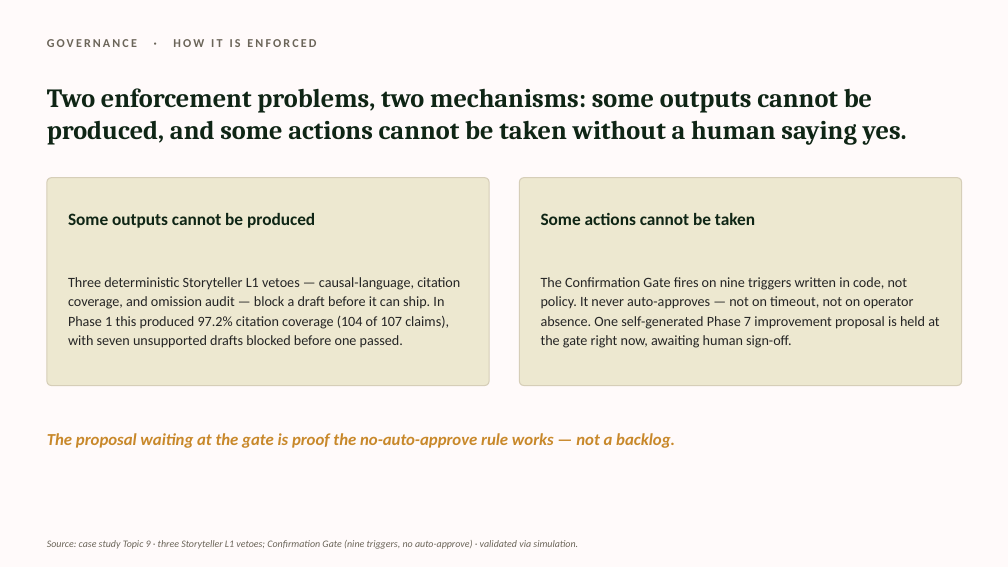
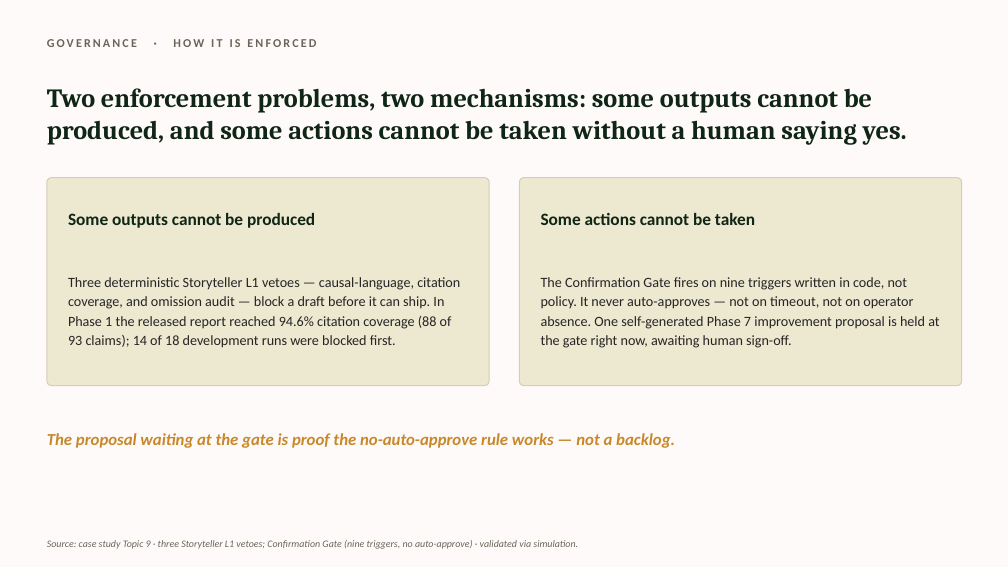
Before and after one commit to l-mota/maldros-analytics-system, a slide deck: slide 5 of case-study/maldros_case_study_deck.pptx. Drawn at 1008x567 pixels with LibreOffice and Linux fonts; fonts in the diff are those of the drawing. Boxes give left, top, right and bottom in pixels: in the first picture for what was removed or moved away, otherwise in the second. Text is boxed around its words. In the diff, an @@ line names an element or a change of style, - is before the commit and + after.

Commit message:
Correct the quality multiplier chain, the shipped-report anchor, and rebuild the PDF
The quality multiplier derives from citation coverage. When the released-report
coverage was corrected to 94.6%, the uncovered share became 5.4% and the
multiplier 10.76/5.4 = 1.99x. The derivation row was updated previously; its
fifteen consumers were not, so the case study derived 1.99x and computed with
3.84x. Repropagated and every downstream figure recomputed:

  weighted blend      12.9/24.7/38.5x -> 12.8/24.6/38.3x
  equal weights        8.1/15.6/24.6x ->  7.9/15.4/24.3x
  dollar-value        16.4/32.7/48.9x -> 16.3/32.6/48.9x
  stability band            8x - 49x  ->  7.9x - 49x

The band floor is stated as 7.9x rather than rounded to 8x: rounding it up
would round toward the more flattering figure.

Two documents still named the report that shipped as 97.9% / 47-of-48. That is
the anchor rejected in favour of 84c4e728 at 94.6% / 88-of-93, on the grounds
that the Mode B briefing derives from 84c4e728 and nothing derives from the
alternative. README.md and docs/engineering_process.md now match the case study
and the PDF. A prior audit cleared README because the 97.2% row was correctly
labelled as blocked; it did not check the row beside it.

Rebuilt maldros_executive_summary.pdf from the corrected case study. The
previous build attributed the blocked run's 97.2% / 104-of-107 coverage to the
report that passed, and welded the 288.9s pipeline wall-clock to a coverage
claim. Runtime and coverage are now stated separately, run counts carry their
development marker in-sentence, and no citation threshold is asserted anywhere.

Verified with pdftotext -layout plus probes for content known to be present; a
decompression scan of this file previously returned a false negative.

```diff
--- a/case-study/maldros_case_study_deck.pptx
+++ b/case-study/maldros_case_study_deck.pptx
@@ text at (x1=68, y1=277, x2=460, y2=348): text changed @@
-Three deterministic Storyteller L1 vetoes — causal-language, citation coverage, and omission audit — block a draft before it can ship. In Phase 1 this produced 97.2% citation coverage (104 of 107 claims), with seven unsupported drafts blocked before one passed.
+Three deterministic Storyteller L1 vetoes — causal-language, citation coverage, and omission audit — block a draft before it can ship. In Phase 1 the released report reached 94.6% citation coverage (88 of 93 claims); 14 of 18 development runs were blocked first.
```
Also in this commit, not shown: 1 other slide changed, 6 other files.
